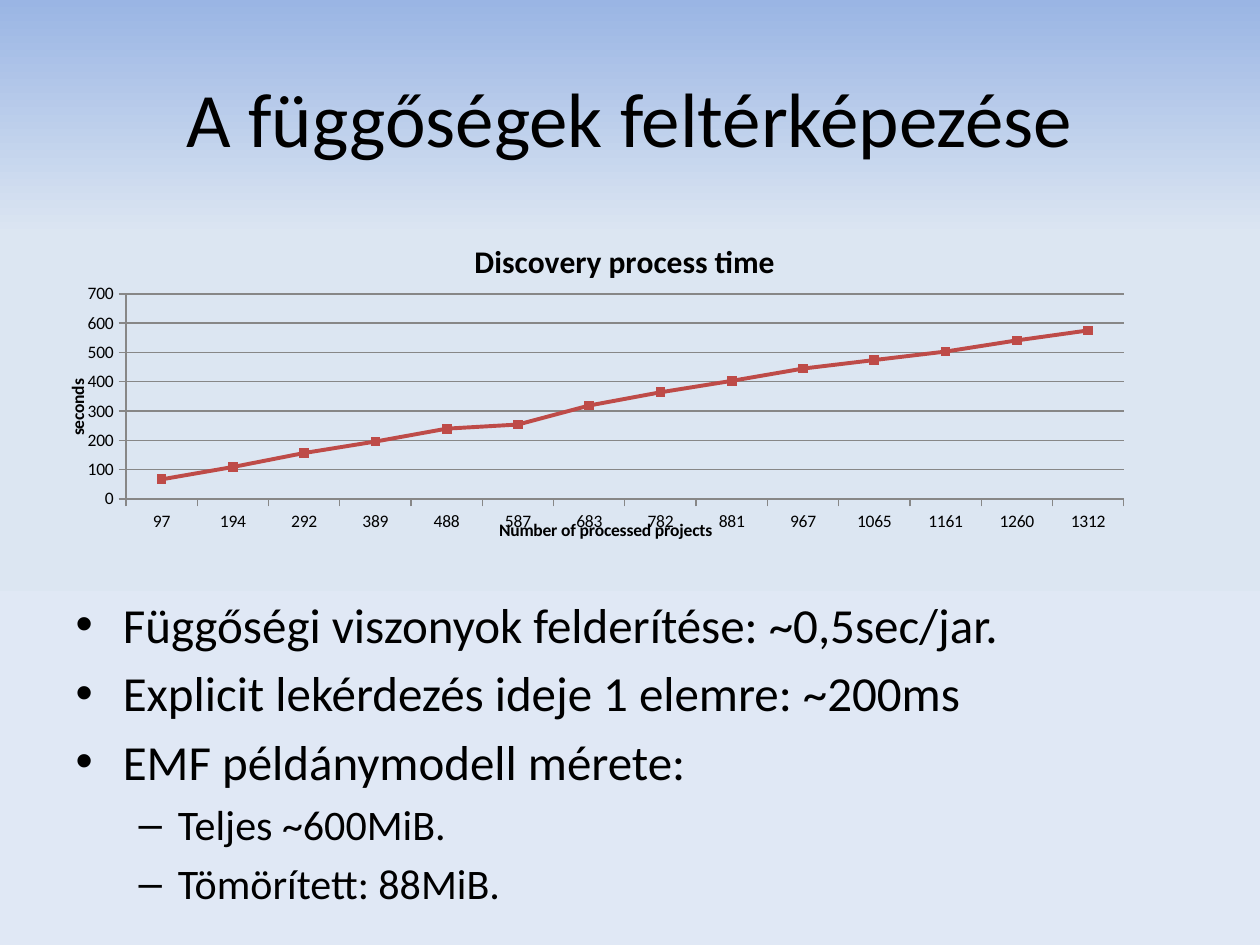
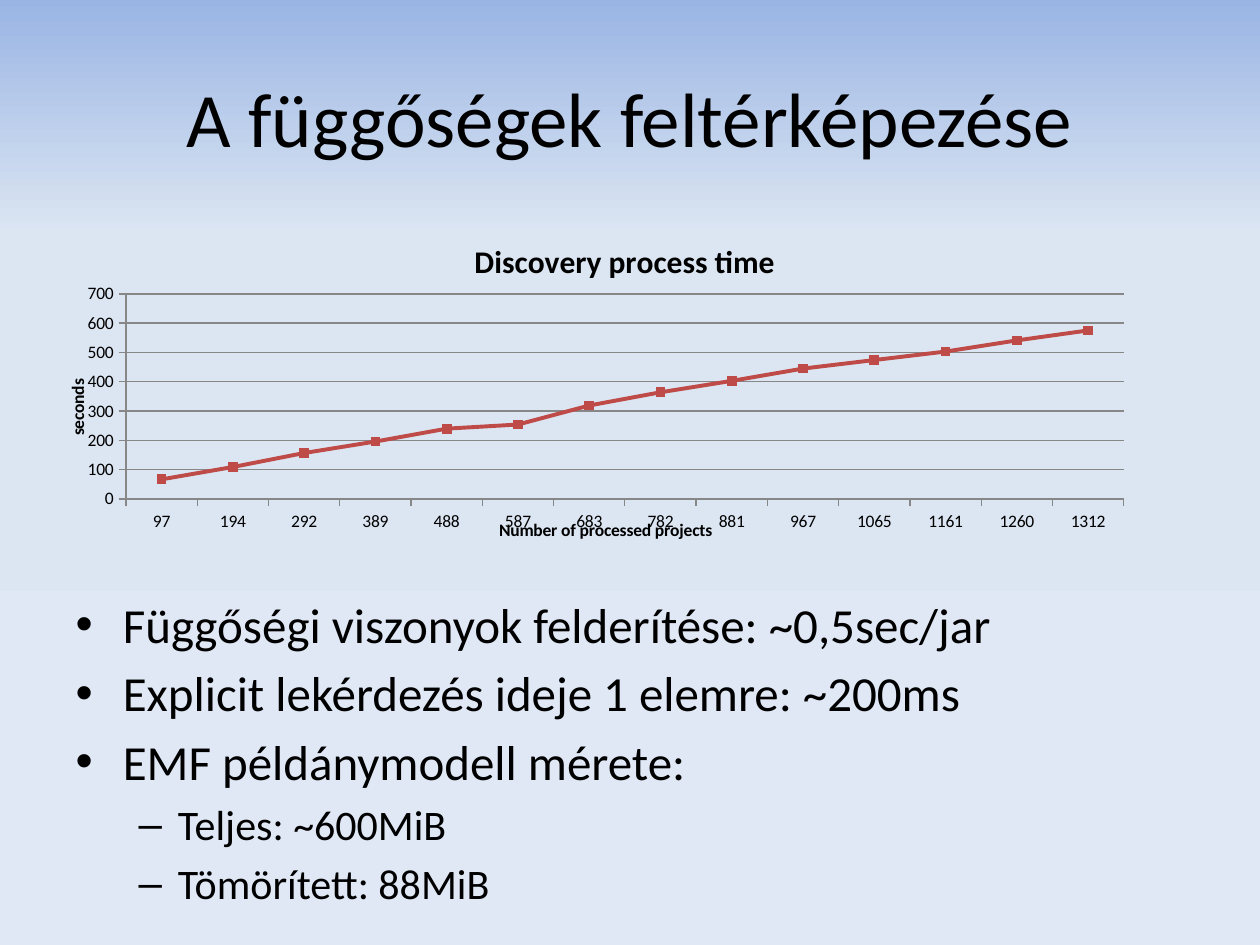
Before and after one commit to donat/incquery-deps, a slide deck: slide 15 of incquery-deps-documentation/presentation/tdk_pres_hu_v2.pptx (slide 14 before the commit). Drawn at 1260x945 pixels with LibreOffice and Linux fonts; fonts in the diff are those of the drawing. Boxes give left, top, right and bottom in pixels: in the first picture for what was removed or moved away, otherwise in the second. Text is boxed around its words. In the diff, an @@ line names an element or a change of style, - is before the commit and + after.

```diff
--- a/incquery-deps-documentation/presentation/tdk_pres_hu_v2.pptx
+++ b/incquery-deps-documentation/presentation/tdk_pres_hu_v2.pptx
@@ text at [123, 609, 990, 652]: text changed @@
-• Függőségi viszonyok felderítése: ~0,5sec/jar.
+• Függőségi viszonyok felderítése: ~0,5sec/jar
@@ text at [178, 810, 489, 900]: text changed @@
-  – Teljes ~600MiB.
-  – Tömörített: 88MiB.
+  – Teljes: ~600MiB
+  – Tömörített: 88MiB
```
Also in this commit, not shown: 9 other slides changed, 2 slides added, 1 slide removed.
